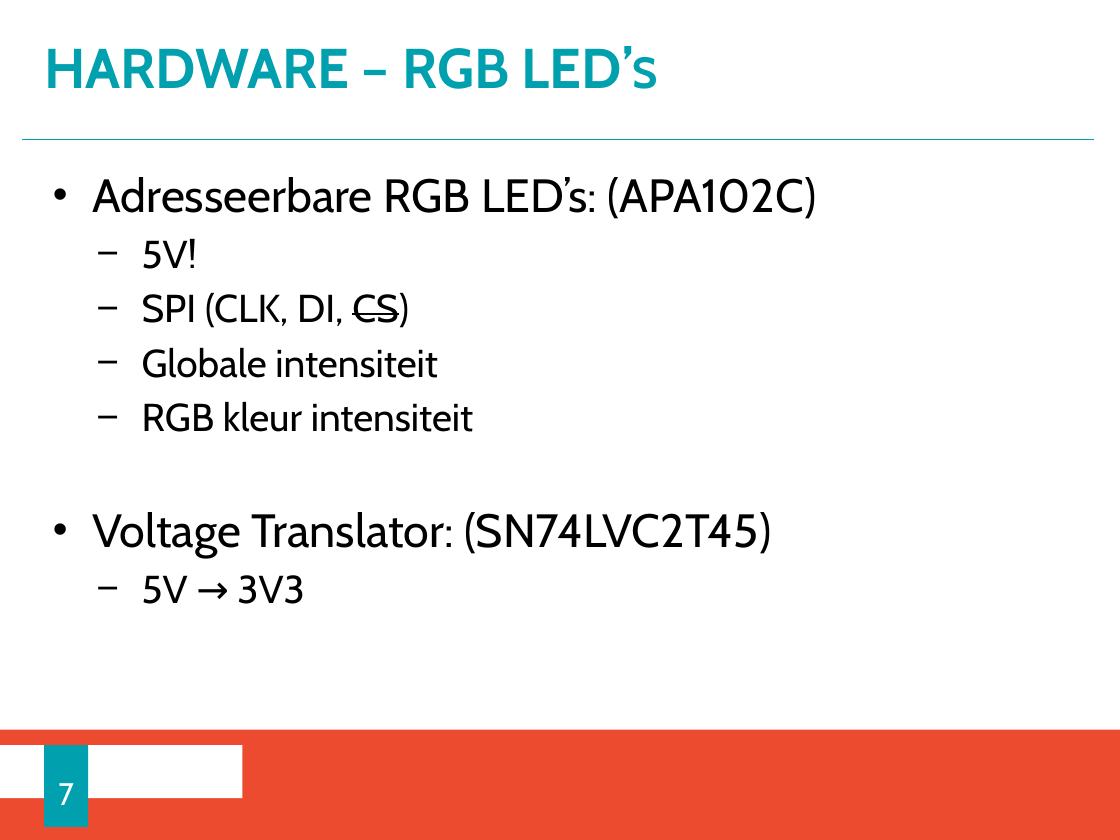
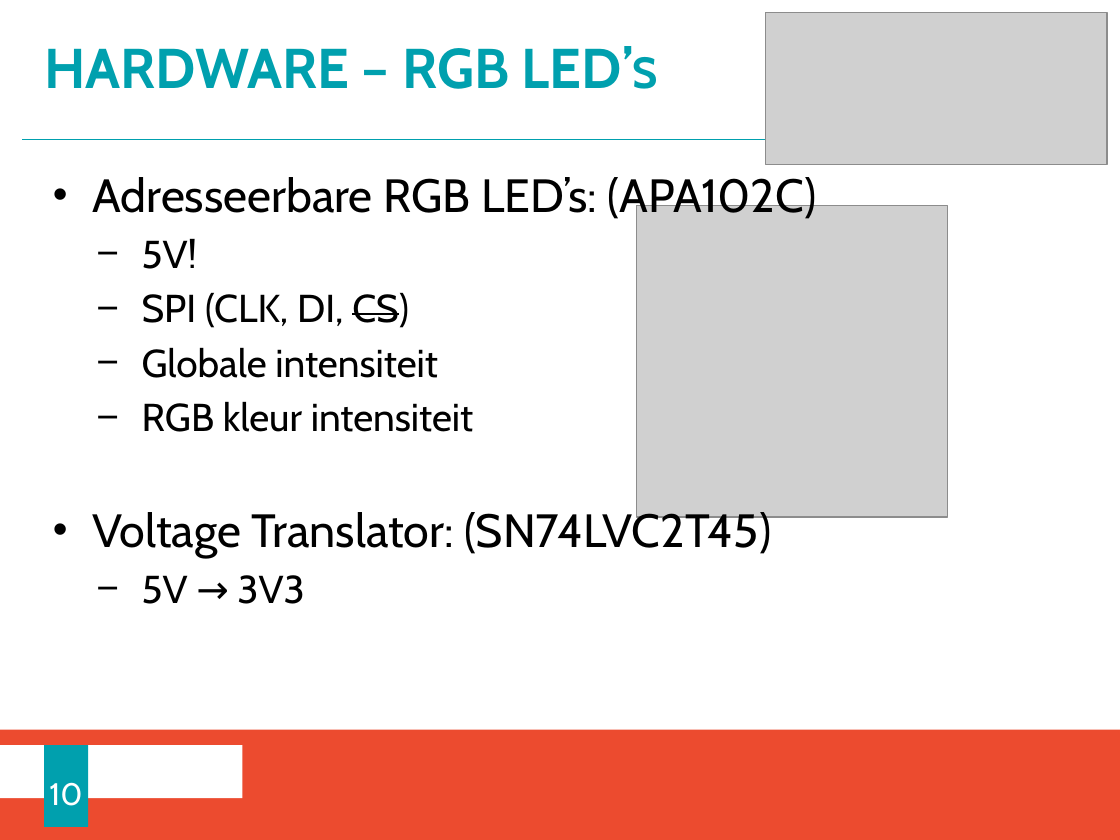
Before and after one commit to HeMatthias/E-Schaakbord, a slide deck: slide 10 of Schaakbord_PPT.pptx (slide 7 before the commit). Drawn at 1120x840 pixels with LibreOffice and Linux fonts; fonts in the diff are those of the drawing; grey boxes stand for pictures; background and template pictures are left out. Boxes give left, top, right and bottom in pixels: in the first picture for what was removed or moved away, otherwise in the second. Text is boxed around its words. In the diff, an @@ line names an element or a change of style, - is before the commit and + after.

```diff
--- a/Schaakbord_PPT.pptx
+++ b/Schaakbord_PPT.pptx
@@ picture added at (765, 12, 1107, 165) @@
@@ picture added at (636, 206, 948, 517) @@
@@ page number at (49, 782, 82, 806): text changed @@
-7
+10
```
Also in this commit, not shown: 7 other slides changed, 4 slides added, 10 slides removed, 14 other files.
